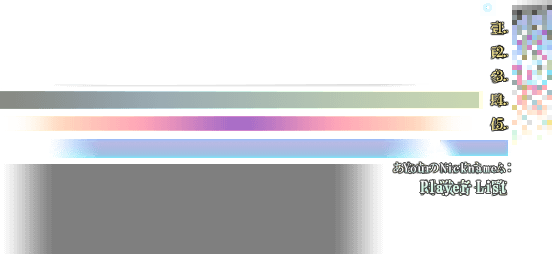
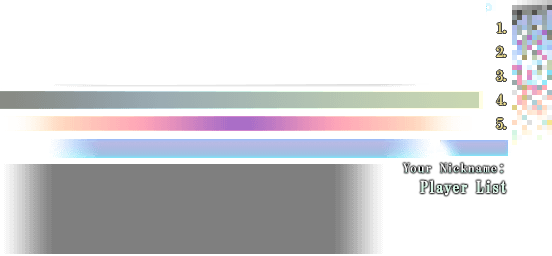
Layer changes from the first (552, 256) image to the second:
painted on "Layer 2" over bbox(392, 0, 512, 197)
